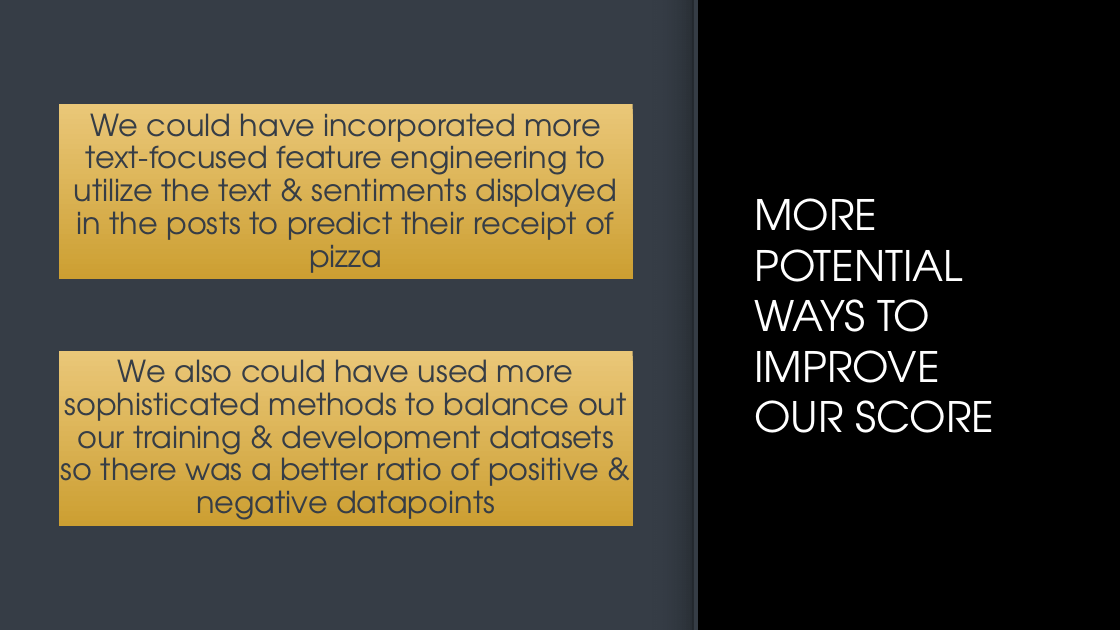
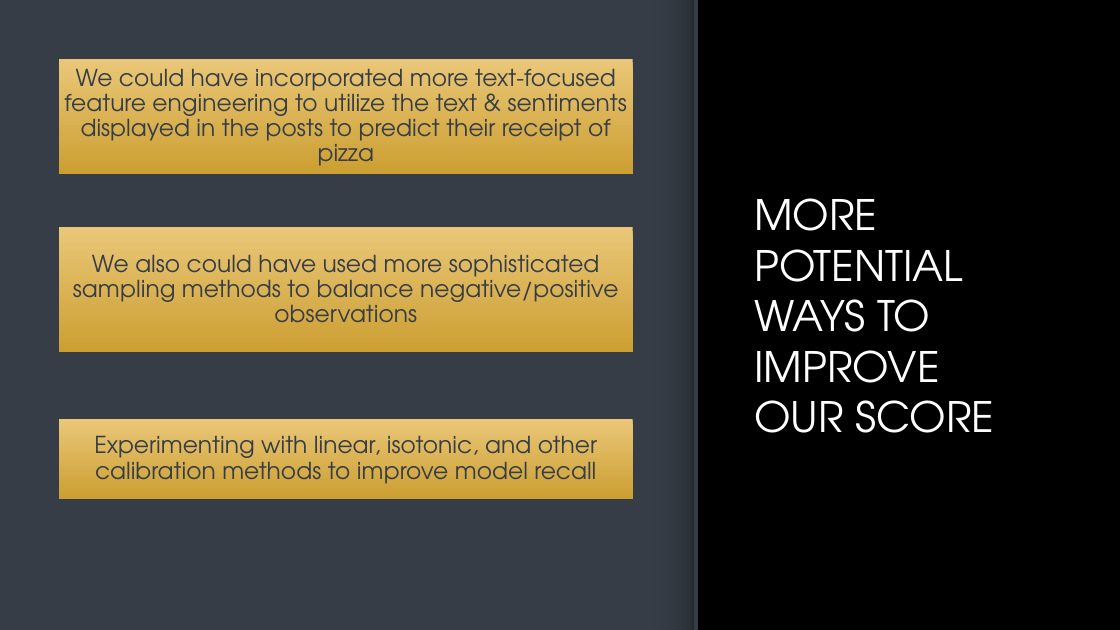
Before and after one commit to superpeter55/w207_final_project_pizza, a slide deck: slide 12 of w207_ProjectPizza_Presentation.pptx. Drawn at 1120x630 pixels with LibreOffice and Linux fonts; fonts in the diff are those of the drawing; background and template pictures are left out. Boxes give left, top, right and bottom in pixels: in the first picture for what was removed or moved away, otherwise in the second. Text is boxed around its words. In the diff, an @@ line names an element or a change of style, - is before the commit and + after.

Commit message:
added third bullet to potential improvements slide

```diff
--- a/w207_ProjectPizza_Presentation.pptx
+++ b/w207_ProjectPizza_Presentation.pptx
@@ text "We could have incorporated more ..." moved from (x1=74, y1=113, x2=617, y2=281) to (x1=64, y1=69, x2=627, y2=166) @@
@@ text "We could have incorporated more ..." at (x1=64, y1=69, x2=627, y2=166): size 26 to 20 pt; less space between paragraphs @@
@@ rectangle resized from (x1=59, y1=104, x2=633, y2=279) to (x1=59, y1=59, x2=633, y2=173) @@
@@ rectangle added at (x1=59, y1=228, x2=633, y2=353), fill gradient #EAC778 to #CC9F32 @@
@@ text at (x1=73, y1=255, x2=618, y2=323): text changed; size 26 to 20 pt @@
-We also could have used more sophisticated methods to balance out our training & development datasets so there was a better ratio of positive & negative datapoints
+We also could have used more sophisticated sampling methods to balance negative/positive observations
@@ rectangle resized from (x1=59, y1=351, x2=633, y2=526) to (x1=59, y1=419, x2=633, y2=499) @@
@@ text added at (x1=94, y1=436, x2=597, y2=484), 20 pt, text #363D46 @@
+Experimenting with linear, isotonic, and other calibration methods to improve model recall
```
